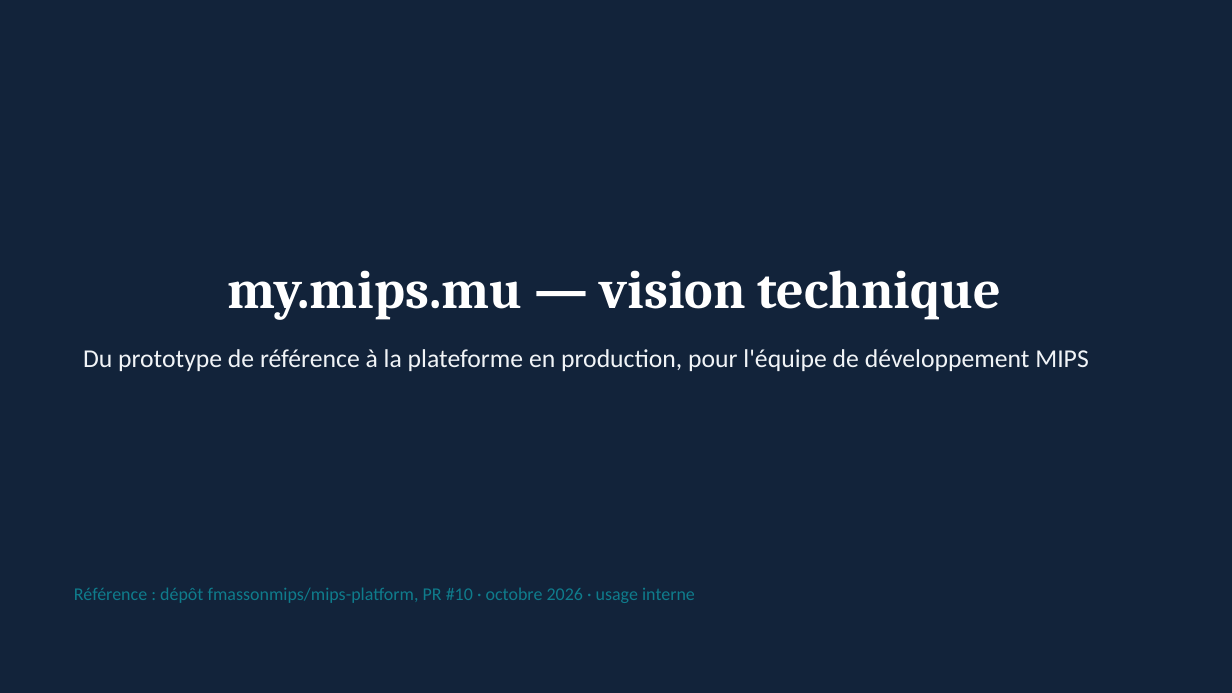
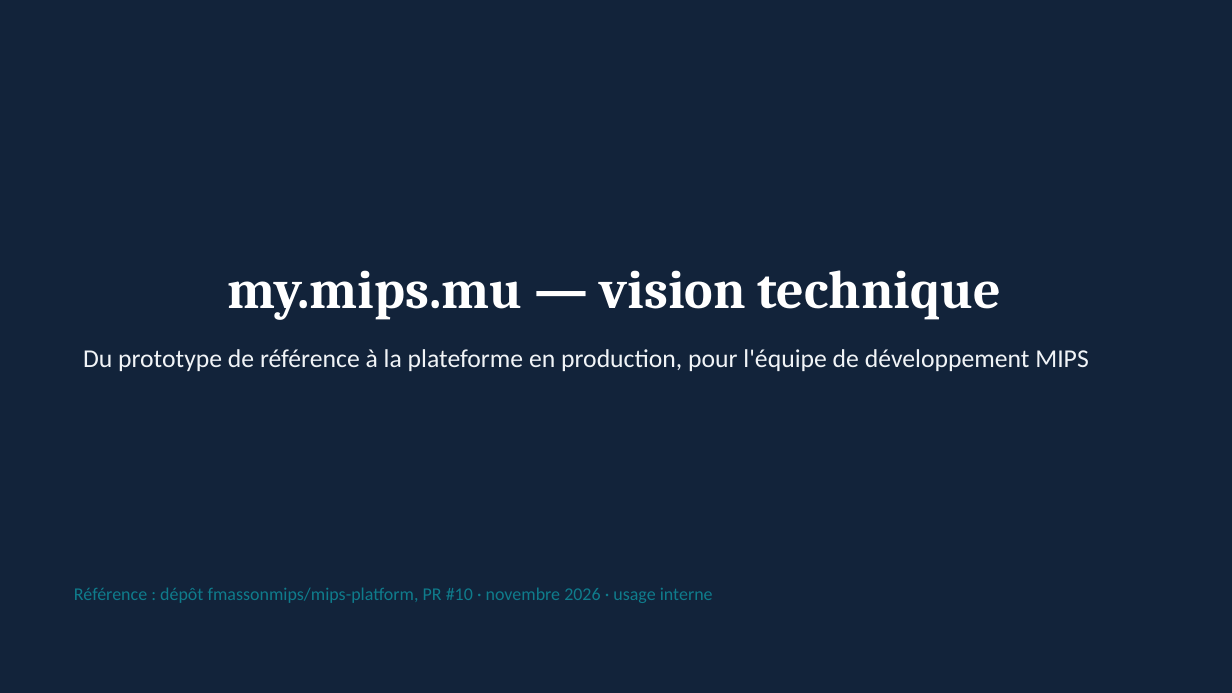
Before and after one commit to fmassonmips/mips-platform, a slide deck: slide 1 of outputs/recap/MIPS-vision-developpeurs.pptx. Drawn at 1232x693 pixels with LibreOffice and Linux fonts; fonts in the diff are those of the drawing. Boxes give left, top, right and bottom in pixels: in the first picture for what was removed or moved away, otherwise in the second. Text is boxed around its words. In the diff, an @@ line names an element or a change of style, - is before the commit and + after.

```diff
--- a/outputs/recap/MIPS-vision-developpeurs.pptx
+++ b/outputs/recap/MIPS-vision-developpeurs.pptx
@@ text at (74, 587, 713, 603): text changed @@
-Référence : dépôt fmassonmips/mips-platform, PR #10 · octobre 2026 · usage interne
+Référence : dépôt fmassonmips/mips-platform, PR #10 · novembre 2026 · usage interne
```
Also in this commit, not shown: 2 other slides changed, 1 slide added.
